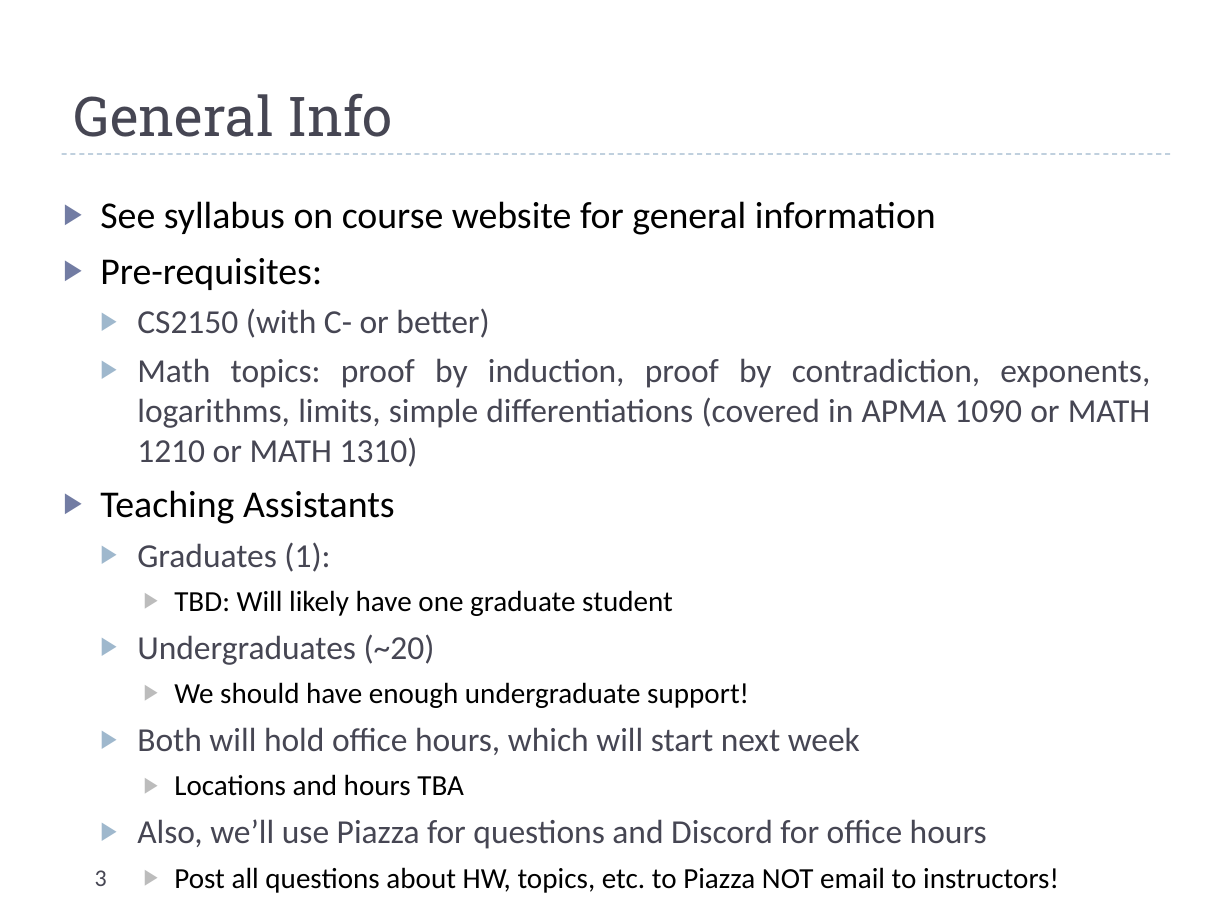
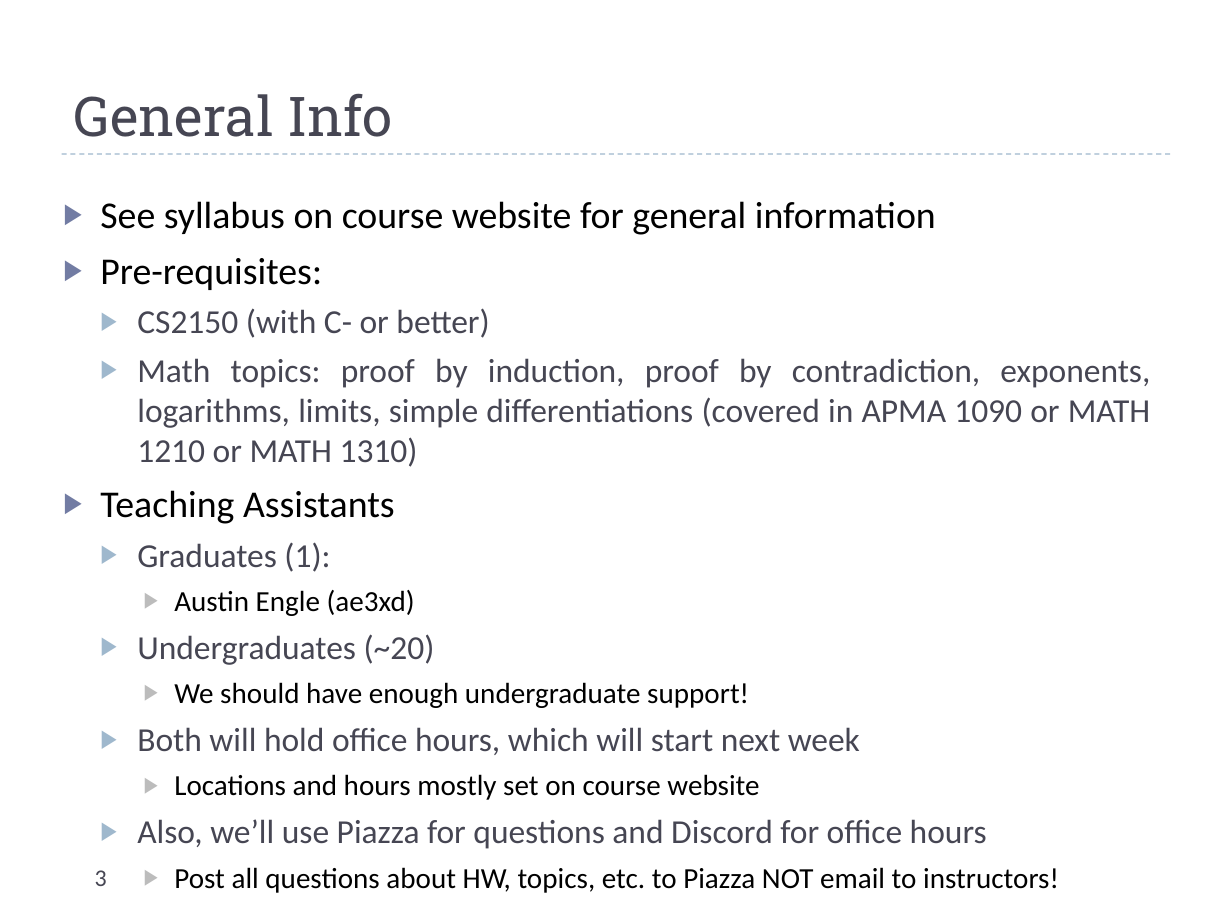
Before and after one commit to uva-cs/cs4102-f21, a slide deck: slide 3 of slides/courseintroduction.pptx. Drawn at 1232x924 pixels with LibreOffice and Linux fonts; fonts in the diff are those of the drawing. Boxes give left, top, right and bottom in pixels: in the first picture for what was removed or moved away, otherwise in the second. Text is boxed around its words. In the diff, an @@ line names an element or a change of style, - is before the commit and + after.

```diff
--- a/slides/courseintroduction.pptx
+++ b/slides/courseintroduction.pptx
@@ text at box(174, 590, 415, 616): text changed @@
-    ▶ TBD: Will likely have one graduate student
+    ▶ Austin Engle (ae3xd)
@@ text at box(174, 774, 759, 800): text changed @@
-    ▶ Locations and hours TBA
+    ▶ Locations and hours mostly set on course website
```
Also in this commit, not shown: 1 slide added.
